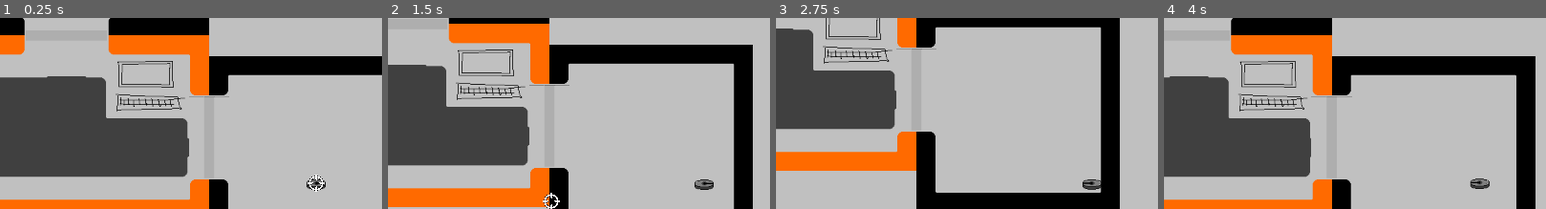
Above: before the commit, frames 1-4 (left to right).
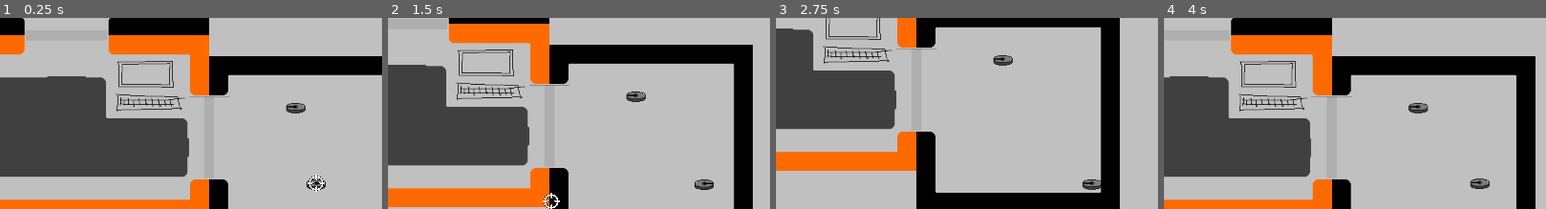
Above: after the commit, the same moments.

Repository: Black-Sheep-Studios/wire-hacking-robots
Game: Godot game, scene res://game.tscn
The game is run twice, just before and just after one commit, with the same random seed, the same clock (stepped at 60 frames per second) and the same inputs.
Inputs (mouse positions are % of the whole screen's width and height, from its top left):
- Up to frame 1 (0.25 s): no input
- Up to frame 2 (1.5 s): tap Enter at 0.5 s; move the mouse to (72, 45) at 0.52 s; hold D (move_right) 0.53-1.28 s; tap Space (primary_action) at 0.6 s; move the mouse to (30, 55) at 1.27 s; hold S (move_down) from 1.28 s (still down); tap E (secondary_action) at 1.35 s
- Up to frame 3 (2.75 s): move the mouse to (60, 28) at 2.02 s; release S (move_down) at 2.03 s; hold D (move_right) from 2.03 s (still down); tap Q (tertiary_action) at 2.1 s
- Up to frame 4 (4 s): move the mouse to (45, 70) at 2.77 s; release D (move_right) at 2.78 s; hold W (move_up) 2.78-3.53 s; tap Space (primary_action) at 2.85 s; move the mouse to (80, 65) at 3.52 s; hold A (move_left) from 3.53 s (still down); tap E (secondary_action) at 3.6 s
The pictures show only the part of the screen within x 9-59%, y 7-57%; the shares and areas given below are measured in that part.

The runs differ from the first frame. In frame 1, 0.3% of the frame differs, in the area x 74-80%, y 44-50%; in frame 2, 0.2%; in frame 3, 0.3%; in frame 4, 0.3%, in the area x 64-70%, y 44-50%.

Commit message:
iterate on movement sounds

Diff:
--- /dev/null
+++ b/assets/robot_stats/cleaner_bot.tres
@@ -0,0 +1,17 @@
+[gd_resource type="Resource" script_class="RobotStats" load_steps=4 format=3 uid="uid://dtyfknspkowob"]
+
+[ext_resource type="AudioStream" uid="uid://cam681lj1fyfa" path="res://assets/sounds/metal_footstep.wav" id="1_sedq0"]
+[ext_resource type="Script" path="res://game/robot/robot_stats.gd" id="2_uy348"]
+[ext_resource type="SpriteFrames" uid="uid://dqo4br8tps0oc" path="res://assets/graphics/roomba_spritesheet.tres" id="3_lhyba"]
+
+[resource]
+script = ExtResource("2_uy348")
+move_speed = 200
+hit_points = 10.0
+weaknesses = Array[int]([])
+resistances = Array[int]([])
+abilities = Array[int]([0, 1])
+move_sound = ExtResource("1_sedq0")
+sprite = ExtResource("3_lhyba")
+collider_radius = 15.0
+interact_reach_distance = 25.0
--- a/assets/robot_stats/roomba.tres
+++ b/assets/robot_stats/roomba.tres
@@ -1,6 +1,6 @@
 [gd_resource type="Resource" script_class="RobotStats" load_steps=4 format=3 uid="uid://cdw0u0do5rqcy"]
 
-[ext_resource type="AudioStream" uid="uid://cw606kawilco2" path="res://assets/sounds/roomba.mp3" id="1_r0v6f"]
+[ext_resource type="AudioStream" uid="uid://cscxkxm13xy2c" path="res://assets/sounds/roomba.wav" id="1_p0q24"]
 [ext_resource type="Script" path="res://game/robot/robot_stats.gd" id="2_sqvf3"]
 [ext_resource type="SpriteFrames" uid="uid://dqo4br8tps0oc" path="res://assets/graphics/roomba_spritesheet.tres" id="3_6rk88"]
 
@@ -11,7 +11,7 @@
 weaknesses = Array[int]([])
 resistances = Array[int]([])
 abilities = Array[int]([1])
-move_sound = ExtResource("1_r0v6f")
+move_sound = ExtResource("1_p0q24")
 sprite = ExtResource("3_6rk88")
 collider_radius = 12.0
 interact_reach_distance = 25.0
--- /dev/null
+++ b/game/robot/movement_sound.gd
@@ -0,0 +1,21 @@
+class_name MovementSound
+extends Node2D
+
+
+@onready var _sound_player: AudioStreamPlayer2D = Util.require_child(self, AudioStreamPlayer2D)
+@onready var _parent: MovementObject = Util.require_parent(self, MovementObject)
+
+
+static func attach(node: Node, sound: AudioStreamPlayer2D) -> MovementSound:
+	var movement_sound: MovementSound = MovementSound.new()
+	movement_sound.add_child(sound)
+	Util.attach(node, movement_sound)
+	return movement_sound
+
+
+func _process(_delta: float) -> void:
+	if is_zero_approx(_parent.target_velocity.length()):
+		_sound_player.stop()
+
+	if not _sound_player.is_playing():
+		_sound_player.play()
--- a/game/robot/robot_character.gd
+++ b/game/robot/robot_character.gd
@@ -20,7 +20,7 @@
 @onready var collider: CollisionShape2D = _build_collider()
 @onready var aim_raycast: RayCast2D = _build_interact_raycast()
 @onready var weapon: Weapon = Util.find_child(self, Weapon)
-@onready var move_sound: AudioStreamPlayer2D = Util.attach_sound_player(self, _stats.move_sound)
+@onready var move_sound: MovementSound = MovementSound.attach(self, VariablePitchSound.from_stream(_stats.move_sound))
 
 
 func _ready() -> void:
@@ -41,10 +41,8 @@
 		sprite.flip_h = aim_direction.x < 0
 
 	if movement_direction.length() > 0:
-		move_sound.play()
 		sprite.play("move")
 	else:
-		move_sound.stop()
 		sprite.play("idle")
 
 	pass
@@ -84,7 +82,11 @@
 	add_child(new_collider)
 
 	set_collision_layer_value(Constants.CollisionLayers.MOVEMENT, true)
+	set_collision_mask_value(Constants.CollisionLayers.MOVEMENT, true)
 	set_collision_layer_value(Constants.CollisionLayers.INTERACTION, false)
+	set_collision_mask_value(Constants.CollisionLayers.INTERACTION, false)
+	set_collision_layer_value(Constants.CollisionLayers.BULLET, true)
+	set_collision_mask_value(Constants.CollisionLayers.BULLET, false)
 
 	return new_collider
 
--- a/game/robot/robot_stats.gd
+++ b/game/robot/robot_stats.gd
@@ -7,9 +7,9 @@
 @export var weaknesses: Array[Weapon.DamageType]
 @export var resistances: Array[Weapon.DamageType]
 
-@export var abilities: Array[RobotCharacter.Abilities]
+@export var abilities: Array[RobotCharacter.Abilities] = [RobotCharacter.Abilities.HACK]
 
 @export var move_sound: AudioStream
 @export var sprite: SpriteFrames
-@export var collider_radius: float
-@export var interact_reach_distance: float
+@export var collider_radius: float = 15
+@export var interact_reach_distance: float = 25
--- a/game/time_dilation_manager.gd
+++ b/game/time_dilation_manager.gd
@@ -5,7 +5,7 @@
 
 @export var normal_time_scale: float = 1.0
 @export var slow_time_scale: float = 0.1
-@export var time_transition_factor: float = 0.2
+@export var time_transition_factor: float = 0.1
 
 var time_scale: float = normal_time_scale
 var target_time_scale: float = normal_time_scale
--- a/game/variable_pitch_sound.gd
+++ b/game/variable_pitch_sound.gd
@@ -1,9 +1,24 @@
 class_name VariablePitchSound
 extends AudioStreamPlayer2D
+
+
+static func attach(node: Node, sound: AudioStream) -> VariablePitchSound:
+	var sound_player: VariablePitchSound = VariablePitchSound.new()
+	sound_player.stream = sound
+	Util.attach(node, sound_player)
+	return sound_player
+
+
+static func from_stream(new_stream: AudioStream) -> VariablePitchSound:
+	var sound: VariablePitchSound = VariablePitchSound.new()
+	sound.stream = new_stream
+	return sound
 
 
 func _process(_delta: float) -> void:
 	if not is_playing():
 		return
 
-	set_pitch_scale(TimeDilation.get_time_scale())
+	# apply time dilation as pitch scale, but to a minimum of 0.5
+	var pitch_variance: float = TimeDilation.get_time_scale() * 0.5
+	set_pitch_scale(0.5 + pitch_variance)
--- a/game/world/hack.gd
+++ b/game/world/hack.gd
@@ -20,7 +20,12 @@
 
 
 func init() -> void:
+	set_collision_layer_value(Constants.CollisionLayers.MOVEMENT, false)
+	set_collision_mask_value(Constants.CollisionLayers.MOVEMENT, false)
 	set_collision_layer_value(Constants.CollisionLayers.INTERACTION, true)
+	set_collision_mask_value(Constants.CollisionLayers.INTERACTION, false)
+	set_collision_layer_value(Constants.CollisionLayers.BULLET, false)
+	set_collision_mask_value(Constants.CollisionLayers.BULLET, false)
 	_collider = _duplicate_parent_collider()
 
 
--- a/game/world/weapons/weapon.gd
+++ b/game/world/weapons/weapon.gd
@@ -10,7 +10,7 @@
 @onready var shooter: Node2D = get_parent()
 @onready var container: Scene = Util.require_parent(self, Scene)
 @onready var _delay_timer: Timer = Util.attach_one_shot_timer(self, stats.fire_delay_seconds, _end_cooldown)
-@onready var _fire_sound: AudioStreamPlayer2D = Util.attach_sound_player(shooter, stats.fire_sound)
+@onready var _fire_sound: AudioStreamPlayer2D = VariablePitchSound.attach(shooter, stats.fire_sound)
 
 @export var stats: WeaponStats
 
--- a/scenes/test/test_overworld.tscn
+++ b/scenes/test/test_overworld.tscn
@@ -14,9 +14,11 @@
 [ext_resource type="Texture2D" uid="uid://84370kw6vytb" path="res://assets/graphics/computer.png" id="10_vai7r"]
 [ext_resource type="Script" path="res://game/world/hack.gd" id="11_0mbbn"]
 [ext_resource type="Texture2D" uid="uid://dcjtykuw3jtsv" path="res://assets/graphics/tiles_v1.png" id="13_hvl28"]
+[ext_resource type="Script" path="res://game/robot/override_trigger.gd" id="14_gn8n4"]
 [ext_resource type="AudioStream" uid="uid://bbepisos6fv1" path="res://assets/sounds/door.wav" id="15_bounm"]
 [ext_resource type="Script" path="res://game/robot/robot_character.gd" id="15_xp0nl"]
-[ext_resource type="Resource" uid="uid://d0vi7hnn5i6qk" path="res://assets/robot_stats/magic_test_roomba.tres" id="16_cq0cp"]
+[ext_resource type="Resource" uid="uid://cdw0u0do5rqcy" path="res://assets/robot_stats/roomba.tres" id="16_71f40"]
+[ext_resource type="Resource" uid="uid://dtyfknspkowob" path="res://assets/robot_stats/cleaner_bot.tres" id="18_ncvcj"]
 
 [sub_resource type="TileSetAtlasSource" id="TileSetAtlasSource_peu7m"]
 texture = ExtResource("4_7625h")
@@ -439,4 +441,25 @@
 [node name="Roomba" type="CharacterBody2D" parent="."]
 position = Vector2(648, 328)
 script = ExtResource("15_xp0nl")
-_stats = ExtResource("16_cq0cp")
+_stats = ExtResource("16_71f40")
+
+[node name="Hack" type="StaticBody2D" parent="Roomba" node_paths=PackedStringArray("success_triggers")]
+script = ExtResource("11_0mbbn")
+hack_scene = ExtResource("9_3afsu")
+success_triggers = [NodePath("../OverrideTrigger")]
+
+[node name="OverrideTrigger" type="Node" parent="Roomba"]
+script = ExtResource("14_gn8n4")
+
+[node name="CleanerBot" type="CharacterBody2D" parent="."]
+position = Vector2(616, 208)
+script = ExtResource("15_xp0nl")
+_stats = ExtResource("18_ncvcj")
+
+[node name="Hack" type="StaticBody2D" parent="CleanerBot" node_paths=PackedStringArray("success_triggers")]
+script = ExtResource("11_0mbbn")
+hack_scene = ExtResource("9_3afsu")
+success_triggers = [NodePath("../OverrideTrigger")]
+
+[node name="OverrideTrigger" type="Node" parent="CleanerBot"]
+script = ExtResource("14_gn8n4")
--- a/util/util.gd
+++ b/util/util.gd
@@ -46,17 +46,20 @@
 	return null
 
 
+static func attach(node: Node, child: Node) -> Node:
+	node.add_child.call_deferred(child)
+	return child
+
+
 static func attach_sound_player(node: Node, sound: AudioStream) -> VariablePitchSound:
 	var player: VariablePitchSound = VariablePitchSound.new()
 	player.stream = sound
-	node.add_child.call_deferred(player)
-	return player
+	return attach(node, player)
 
 
 static func attach_one_shot_timer(node: Node, delay: float = 1.0, timeout: Callable = null_lambda) -> Timer:
 	var timer: Timer = one_shot_timer(delay, timeout)
-	node.add_child.call_deferred(timer)
-	return timer
+	return attach(node, timer)
 
 
 static func one_shot_timer(delay: float = 1.0, timeout: Callable = null_lambda) -> Timer:
Not shown, added: assets/sounds/metal_footstep.wav.import
Not shown, added: assets/sounds/roomba.wav.import
Not shown: 1 places in scenes/test/test_overworld.tscn that only renumber resources
Not shown, added: assets/sounds/metal_footstep.aup3
Not shown, added: assets/sounds/metal_footstep.wav
Not shown, added: assets/sounds/roomba.aup3
Not shown, added: assets/sounds/roomba.wav
